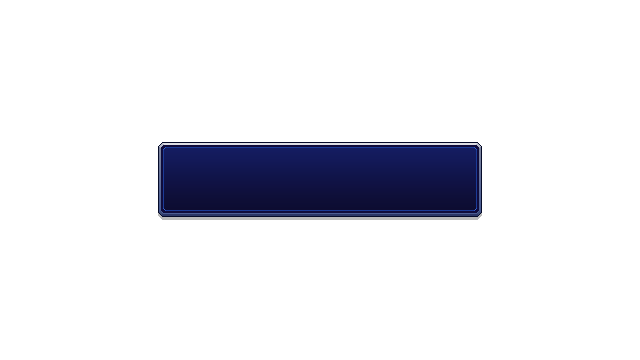
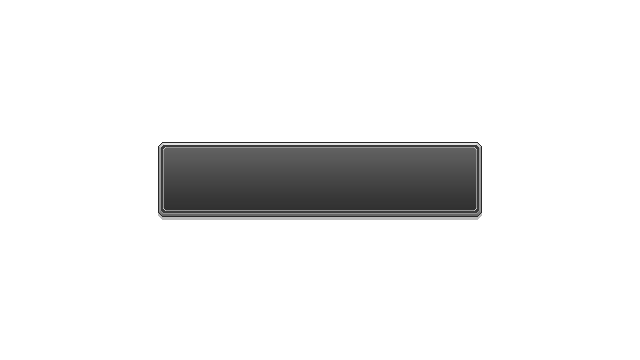
Revision of a layered 640 x 360 image; what changed, layer by layer:
painted on "window" over box(158, 142, 482, 217)
added layer "background" above "temp_bg" over box(161, 145, 479, 213)
